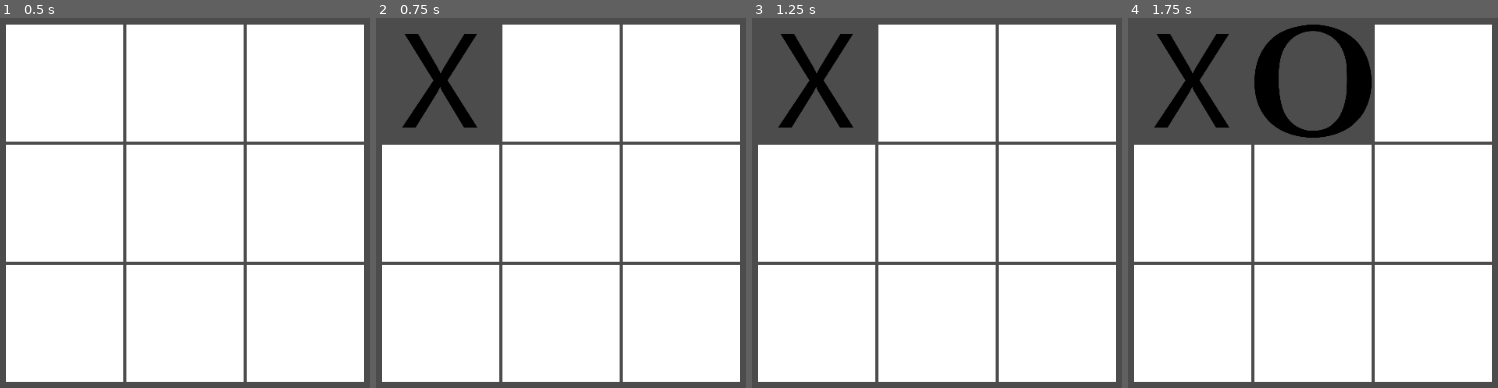
Above: before the commit, frames 1-4 (left to right).
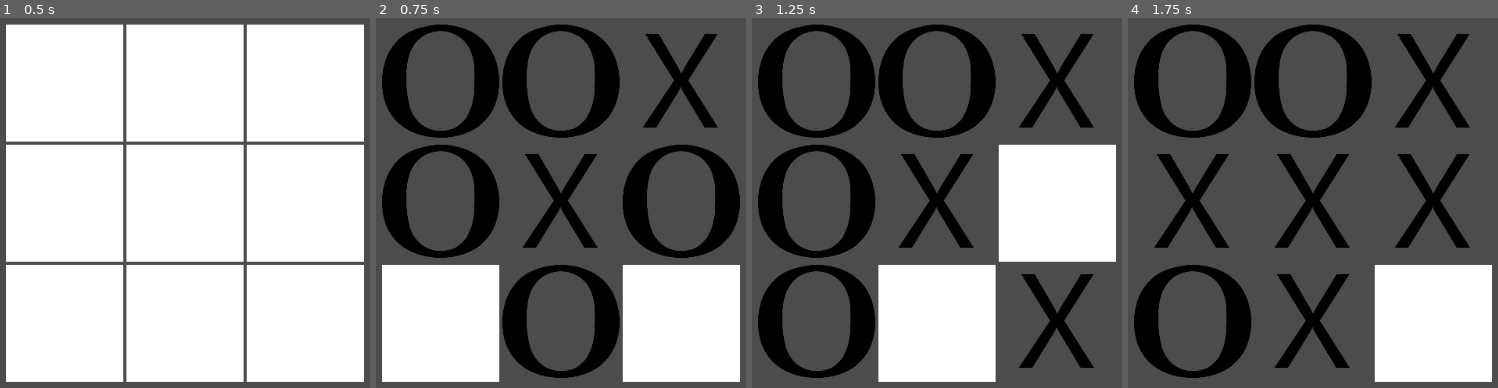
Above: after the commit, the same moments.

Repository: VcelistMC/Tic-Tac-Toe
Game: Godot game, scene res://Scenes/playground.tscn
Two runs of this game, one before a commit and one after it. Both use one fixed random seed, a clock stepped at 60 frames per second and the inputs below. This scene is started directly instead of the project's main scene.
Inputs (mouse positions are in pixels of both pictures, inside the frame that each line leads up to):
- Up to frame 1 (0.5 s): no input
- Up to frame 2 (0.75 s): click (438, 84) at 0.5 s
- Up to frame 3 (1.25 s): no input
- Up to frame 4 (1.75 s): click (1313, 84) at 1.25 s

Frame 1 is identical in both runs. In frame 2, 66% of the frame differs, in the area x 1-99%, y 1-99%; in frame 3, 66%; in frame 4, 66%.

Commit message:
minimax is now working correctly, added initial visualization logic

Diff:
--- a/Scenes/playground.gd
+++ b/Scenes/playground.gd
@@ -9,32 +9,58 @@
 	"", "", "",
 	"", "", ""
 ]
-var player = "O"
-var opponent = "X"
+var player = "X"
+var opponent = "O"
+
+var x_texture = load("res://assests/x-button.png")
+var o_texture = load("res://assests/o-button.png")
+var empty = load("res://assests/download.png")
+var moves
 
 
 func _ready():
 	buttons = $GridContainer.get_children()
-	var move = findBestMove(grid)
-	print("best move for x is" + str(move+1))
-	print("yeeet")
+
+func wait(time):
+	var t = Timer.new()
+	t.set_wait_time(time)
+	t.set_one_shot(true)
+	$".".add_child(t)
+	t.start()
+	yield(t, "timeout")
 
 
 func _on_TextureButton_pressed(ind):
-	if turn == 1:
-		res = "res://assests/x-button.png"
-		curr = "X"
-		var move = findBestMove(grid)
-		print("best move for x is" + str(move+1))
-	else:
-		res = "res://assests/o-button.png"
-		curr = "O"
-	buttons[ind-1].texture_normal = load(res)
+	buttons[ind-1].texture_normal = o_texture
 	buttons[ind-1].disabled = true
 	turn = -turn
-	grid[ind-1] = curr
-	if isWinner(curr):
-		$Label.text = curr + " WON"
+	grid[ind-1] = "O"
+	if isWinner("O"):
+		$Label.text = "O WON"
+		for button in buttons:
+			button.disabled = true
+
+	var move = findBestMove(grid)
+	for i in moves:
+		if i >= 0:
+			buttons[i].texture_normal = x_texture if turn == 1 else o_texture
+			turn = -turn
+		else:
+			buttons[abs(i)].texture_normal = empty
+
+		var t = Timer.new()
+		t.set_wait_time(0.01)
+		t.set_one_shot(true)
+		self.add_child(t)
+		t.start()
+		yield(t, "timeout")
+
+	buttons[move].texture_normal = x_texture
+	buttons[move].disabled = true
+	grid[move] = "X"
+
+	if isWinner("X"):
+		$Label.text = "X WON"
 		for button in buttons:
 			button.disabled = true
 
@@ -42,11 +68,16 @@
 func isWinner(potential_winner):
 	for i in range(3):
 		var cell = 3*i
-		if grid[cell] == grid[cell+1] and potential_winner == grid[cell+2]: return true #check rows
-		elif grid[i] == grid[i+3] and potential_winner == grid[i+6]: return true #check cols
+		if grid[cell] == grid[cell+1] and grid[cell+1] == grid[cell+2]:
+			return (grid[cell] == potential_winner) #check rows
+		elif grid[i] == grid[i+3] and grid[i+3] == grid[i+6]:
+			return (grid[i] == potential_winner) #check cols
 
-	if grid[0] == grid[4] and potential_winner == grid[8]: return true
-	elif grid[2] == grid[4] and potential_winner == grid[6]: return true
+	if grid[0] == grid[4] and grid[4] == grid[8]:
+		return (grid[0] == potential_winner)
+
+	elif grid[2] == grid[4] and grid[4] == grid[6]:
+		return (grid[2] == potential_winner)
 	else: return false
 
 func evaluate():
@@ -63,27 +94,40 @@
 		var bestMove = -10
 		for cell in range(9):
 			if board[cell] == "":
+				moves.append(cell)
 				board[cell] = player
+				buttons[cell].texture_normal = o_texture if player == "O" else x_texture
 				bestMove = max(bestMove, minimax(board, depth+1, !maxPlayer))
 				board[cell] = ""
+				moves.append(-cell)
+				buttons[cell].texture_normal = empty
 		return bestMove
 	else:
 		var bestMove = 10
 		for cell in range(9):
 			if board[cell] == "":
+				moves.append(cell)
 				board[cell] = opponent
+				buttons[cell].texture_normal = o_texture if player == "O" else x_texture
 				bestMove = min(bestMove, minimax(board, depth+1, !maxPlayer))
 				board[cell] = ""
+				moves.append(-cell)
+				buttons[cell].texture_normal = empty
 		return bestMove
 
 func findBestMove(board):
 	var bestVal = -10000
 	var bestmove = -1
+	moves = []
 	for cell in range(9):
 		if board[cell] == "":
+			moves.append(cell)
 			board[cell] = player
+			buttons[cell].texture_normal = o_texture if player == "O" else x_texture
 			var val = minimax(board, 0, false)
 			board[cell] = ""
+			moves.append(-cell)
+			buttons[cell].texture_normal = empty
 			if val > bestVal:
 				bestVal = val
 				bestmove = cell
